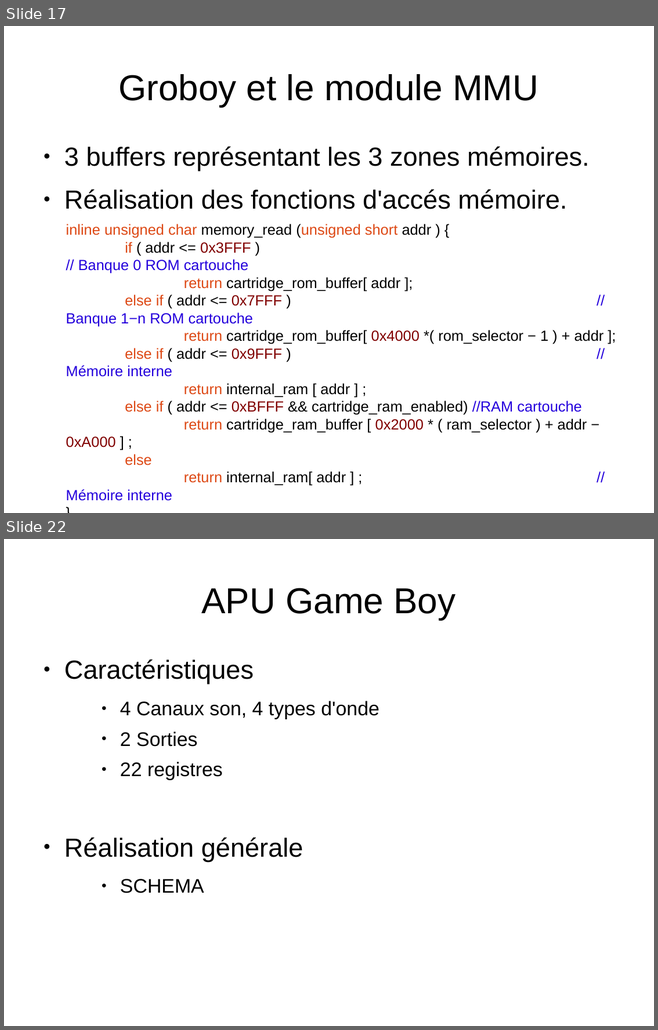
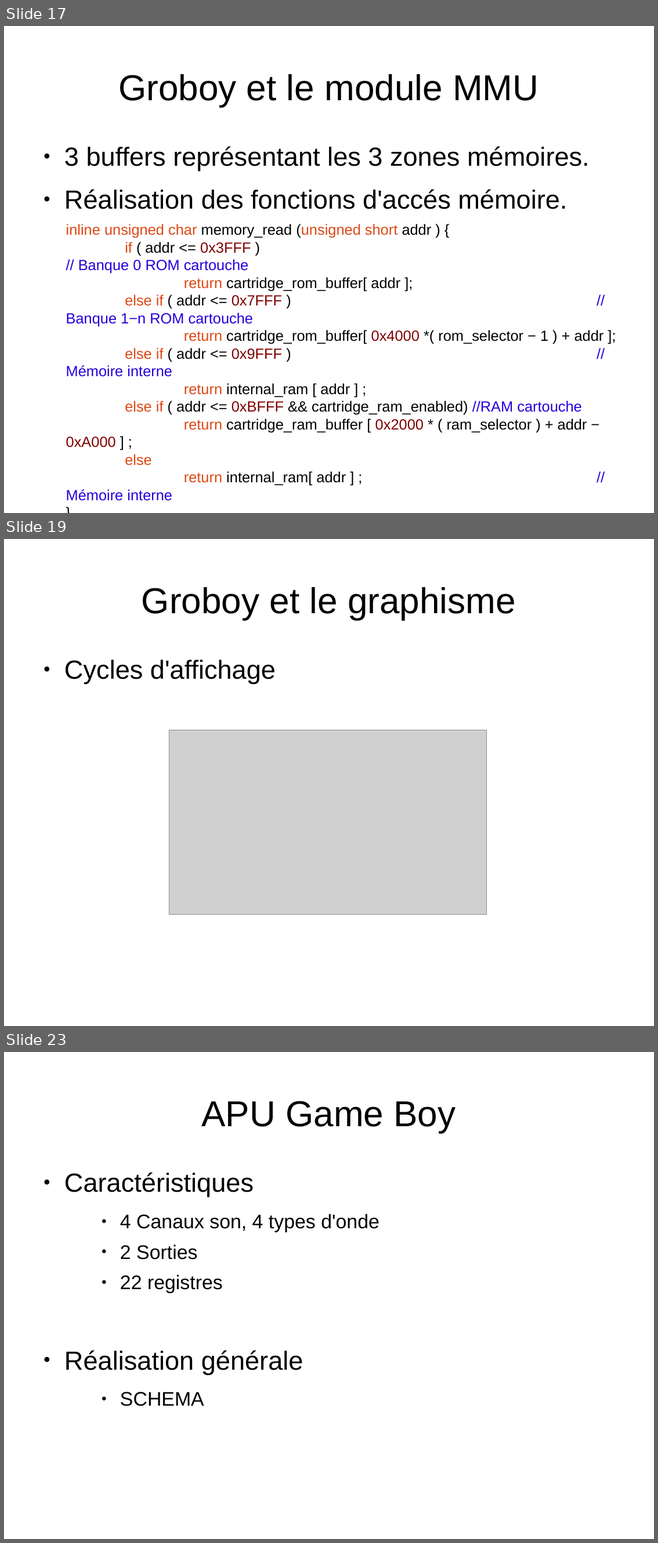
Before and after one commit to joakim-d/GroBoy, a slide deck: documents_TER/soutenance.odp. Shown one above the other, each under a label of ours: slides 17 and 22 before the commit, slides 17, 19 and 23 after it; the slides between them are not shown. The pictures are 658x1030 and 658x1543 pixels, drawn with LibreOffice and Linux fonts; fonts in the diff are those of the drawing; grey boxes stand for pictures. Boxes give left, top, right and bottom in pixels: in the first picture for what was removed or moved away, otherwise in the second. Text is boxed around its words. In the diff, an @@ line names an element or a change of style, - is before the commit and + after.

```diff
--- a/documents_TER/soutenance.odp
+++ b/documents_TER/soutenance.odp
@@ slide 19 added at (x1=4, y1=539, x2=654, y2=1026), background #FFFFFF @@
@@ title added at (x1=141, y1=587, x2=516, y2=620), 44 pt, text #000000 @@
+Groboy et le graphisme
@@ text added at (x1=64, y1=660, x2=275, y2=684), 32 pt, text #000000 @@
+● Cycles d'affichage
@@ picture added at (x1=169, y1=730, x2=487, y2=915) @@
@@ what was slide 22 is now slide 23 @@
```
Also in this commit, not shown: 1 slide changed, 3 other slides added, 3 slides removed.
